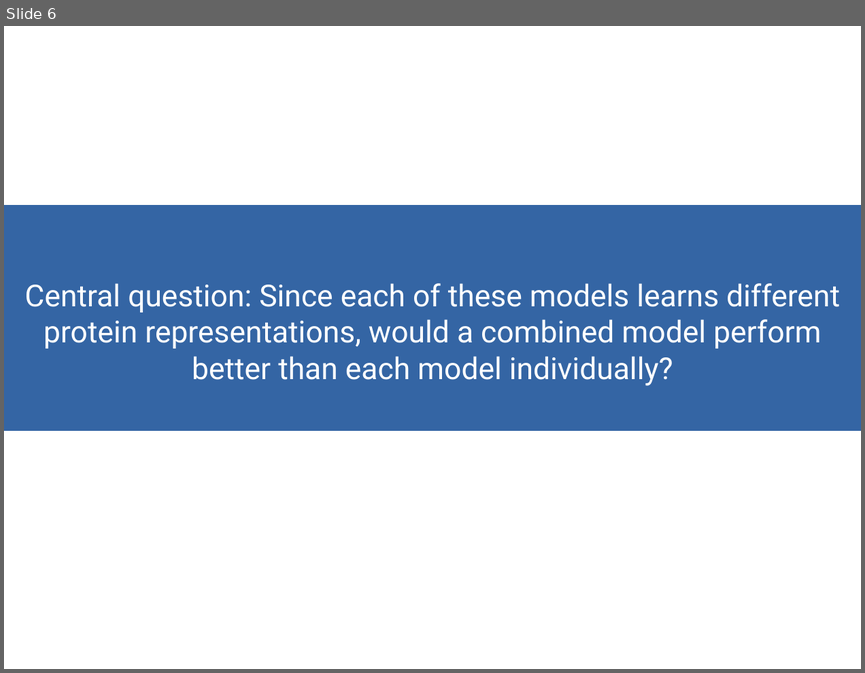
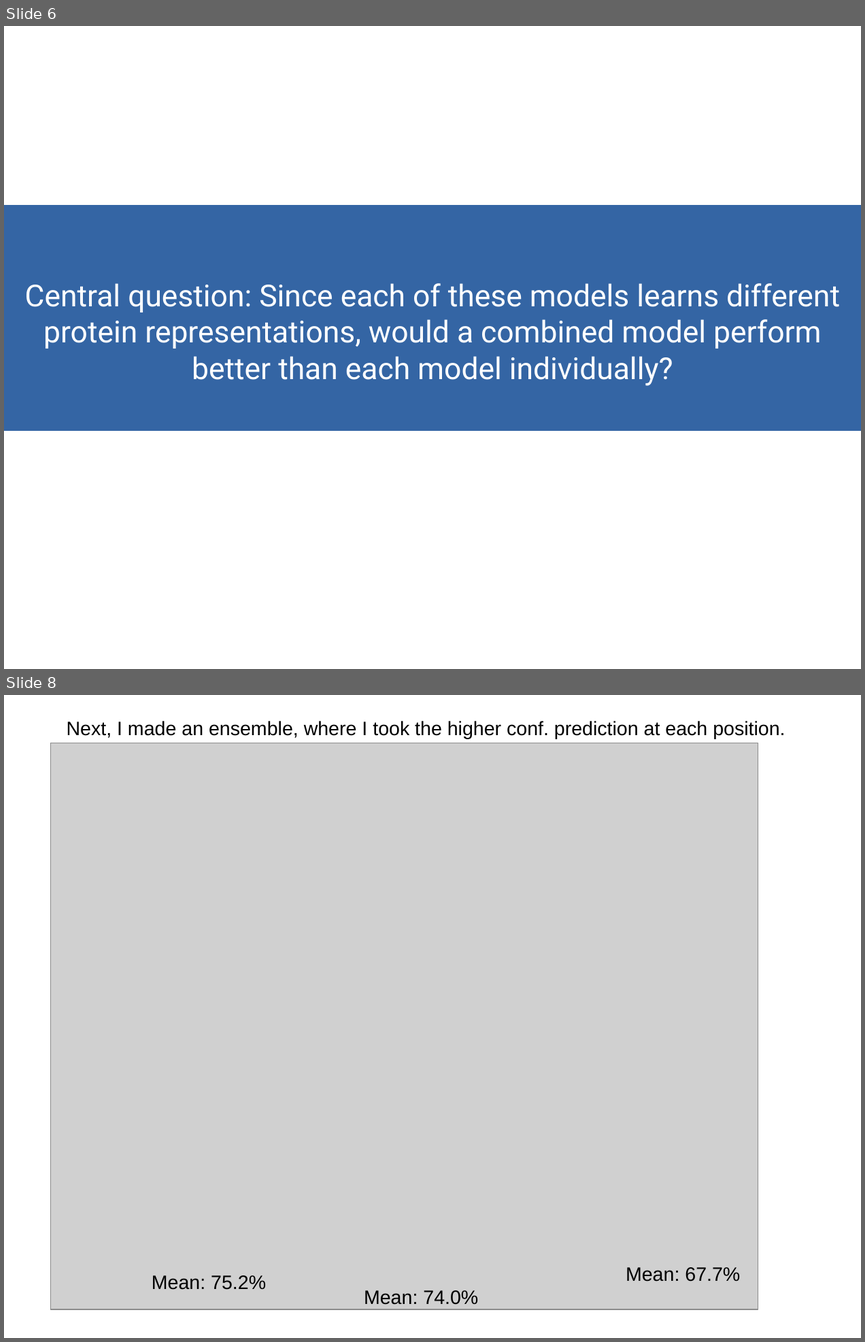
Before and after one commit to akulikova64/BERT_CNN_comparison, a slide deck: analysis/present_12_16_21.odp. Shown one above the other, each under a label of ours: slide 6 before the commit, slides 6 and 8 after it; the slides between them are not shown. The pictures are 865x673 and 865x1342 pixels, drawn with LibreOffice and Linux fonts; fonts in the diff are those of the drawing; grey boxes stand for pictures. Boxes give left, top, right and bottom in pixels: in the first picture for what was removed or moved away, otherwise in the second. Text is boxed around its words. In the diff, an @@ line names an element or a change of style, - is before the commit and + after.

```diff
--- a/analysis/present_12_16_21.odp
+++ b/analysis/present_12_16_21.odp
@@ slide 8 added at (x1=4, y1=695, x2=861, y2=1338), background #FFFFFF @@
@@ text added at (x1=67, y1=721, x2=785, y2=739), 18 pt, text #000000 @@
+Next, I made an ensemble, where I took the higher conf. prediction at each position.
@@ picture added at (x1=51, y1=743, x2=758, y2=1309) @@
@@ text added at (x1=152, y1=1275, x2=266, y2=1289), 18 pt, text #000000 @@
+Mean: 75.2%
@@ text added at (x1=626, y1=1267, x2=740, y2=1281), 18 pt, text #000000 @@
+Mean: 67.7%
@@ text added at (x1=364, y1=1290, x2=478, y2=1304), 18 pt, text #000000 @@
+Mean: 74.0%
```
Also in this commit, not shown: 15 other slides added, 2 slides removed, 1 other file.
